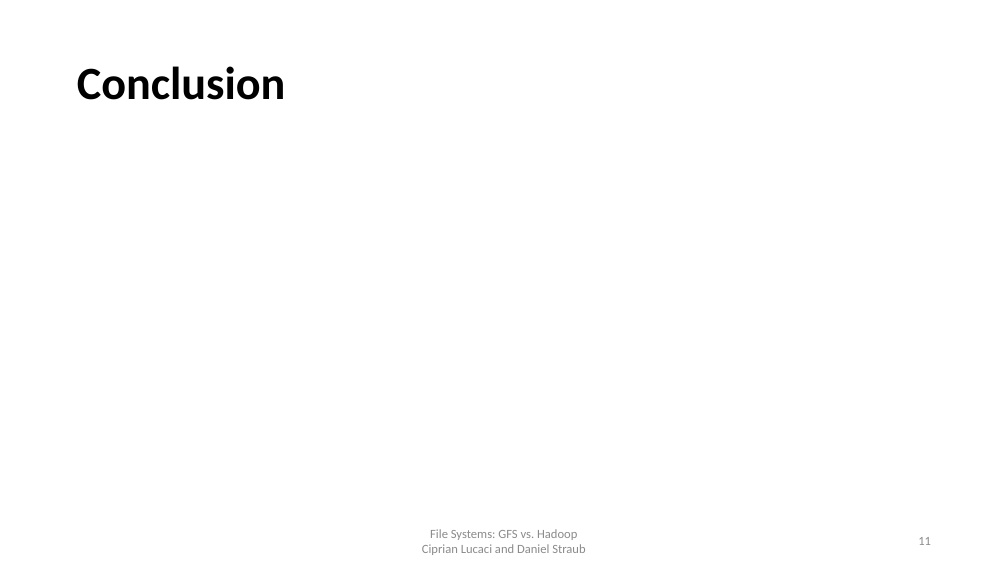
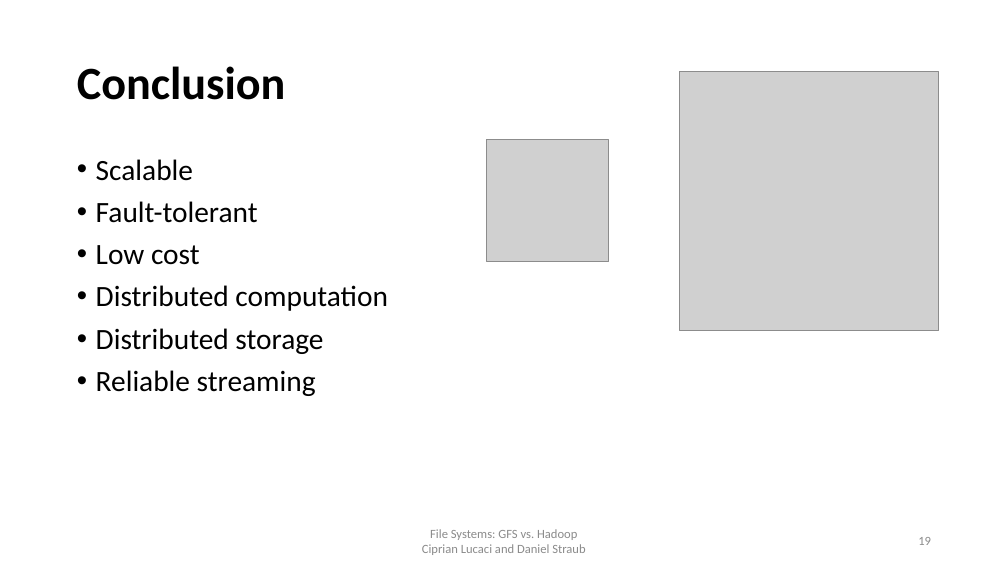
Before and after one commit to cipri7329/ss15-seminar, a slide deck: slide 19 of Presentation/DistributedFileSystems_Daniel.pptx (slide 11 before the commit). Drawn at 1008x567 pixels with LibreOffice and Linux fonts; fonts in the diff are those of the drawing; grey boxes stand for pictures; background and template pictures are left out. Boxes give left, top, right and bottom in pixels: in the first picture for what was removed or moved away, otherwise in the second. Text is boxed around its words. In the diff, an @@ line names an element or a change of style, - is before the commit and + after.

```diff
--- a/Presentation/DistributedFileSystems_Daniel.pptx
+++ b/Presentation/DistributedFileSystems_Daniel.pptx
@@ picture added at bbox=[680, 72, 939, 331] @@
@@ picture added at bbox=[487, 140, 609, 262] @@
@@ text added at bbox=[96, 159, 387, 396], 28 pt, text #000000 @@
+• Scalable
+• Fault-tolerant
+• Low cost
+• Distributed computation
+• Distributed storage
+• Reliable streaming
@@ page number at bbox=[918, 537, 931, 545]: text changed @@
-11
+19
```
Also in this commit, not shown: 6 other slides changed, 8 slides added.
